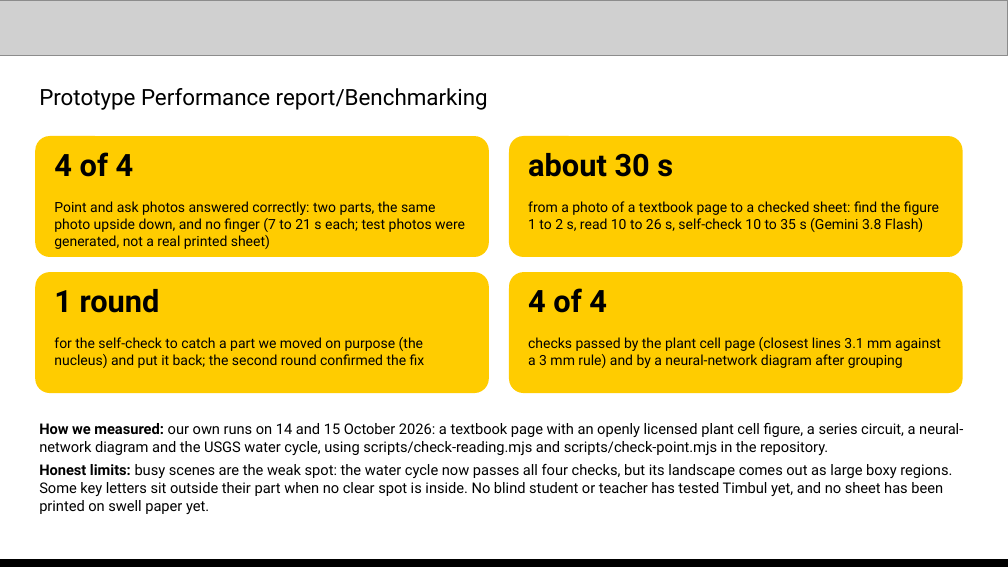
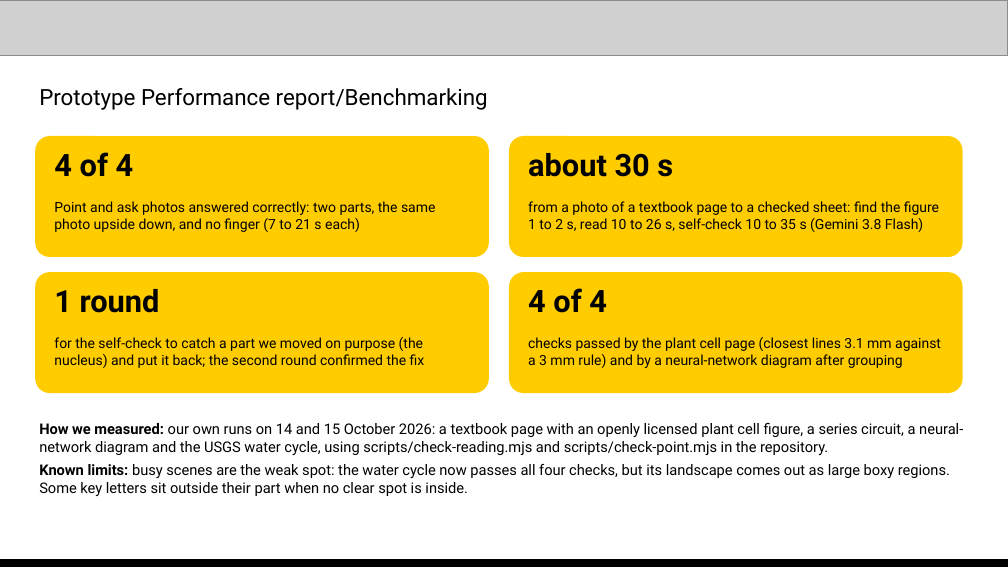
Before and after one commit to padmanabhan-r/timbul, a slide deck: slide 11 of deck/work/Timbul - AI Builder Cup.pptx. Drawn at 1008x567 pixels with LibreOffice and Linux fonts; fonts in the diff are those of the drawing; grey boxes stand for pictures. Boxes give left, top, right and bottom in pixels: in the first picture for what was removed or moved away, otherwise in the second. Text is boxed around its words. In the diff, an @@ line names an element or a change of style, - is before the commit and + after.

Commit message:
Drop self-undermining limit lines from the README, brief and deck

```diff
--- a/deck/work/Timbul - AI Builder Cup.pptx
+++ b/deck/work/Timbul - AI Builder Cup.pptx
@@ text at (54,201,435,232): text changed @@
-Point and ask photos answered correctly: two parts, the same photo upside down, and no finger (7 to 21 s each; test photos were generated, not a real printed sheet)
+Point and ask photos answered correctly: two parts, the same photo upside down, and no finger (7 to 21 s each)
@@ text at (39,464,950,496): text changed @@
-Honest limits: busy scenes are the weak spot: the water cycle now passes all four checks, but its landscape comes out as large boxy regions. Some key letters sit outside their part when no clear spot is inside. No blind student or teacher has tested Timbul yet, and no sheet has been printed on swell paper yet.
+Known limits: busy scenes are the weak spot: the water cycle now passes all four checks, but its landscape comes out as large boxy regions. Some key letters sit outside their part when no clear spot is inside.
```
Also in this commit, not shown: 3 other files.
